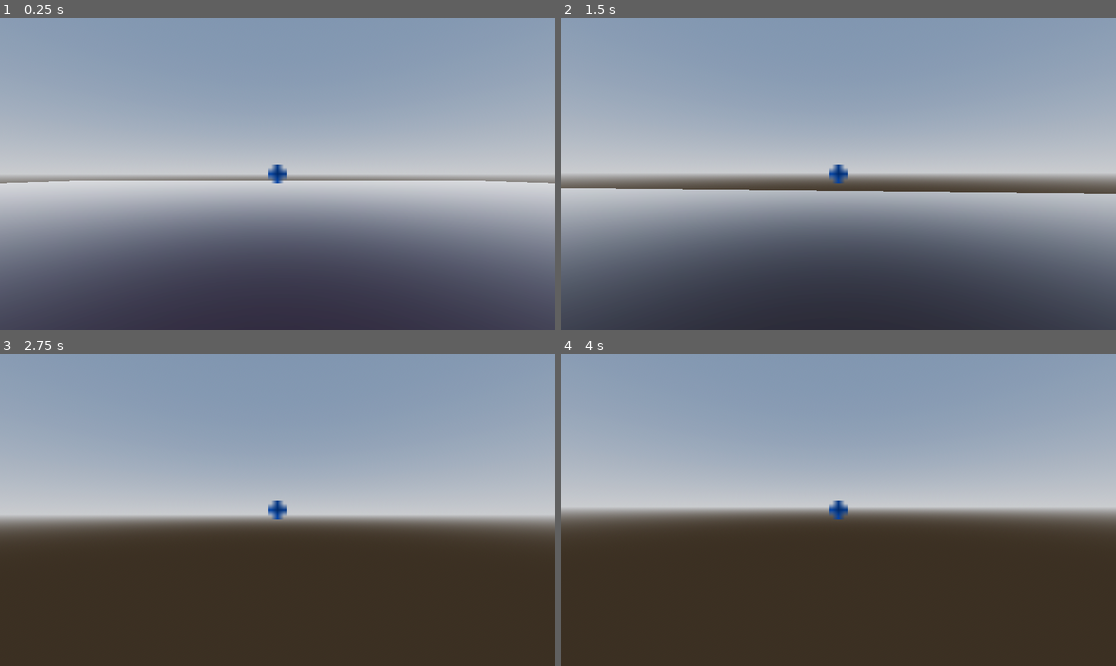
Above: before the commit, frames 1-4 (two rows, left to right).
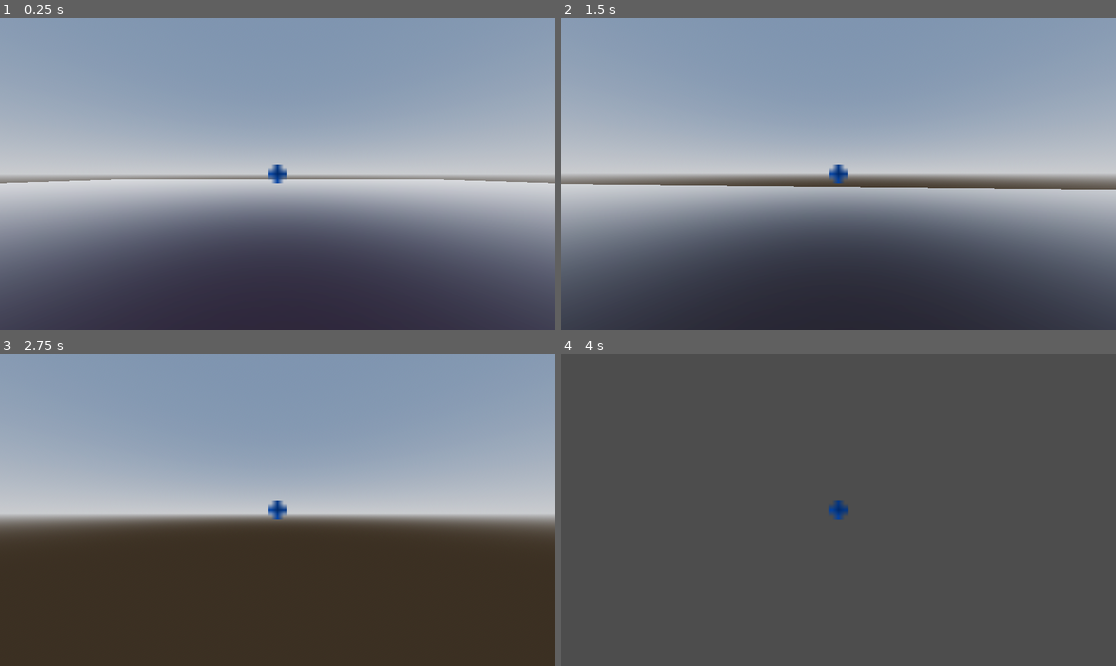
Above: after the commit, the same moments.

Repository: InsertShadowyHere/6people
Game: Godot game, scene res://objects/main.tscn
Two runs of this game, one before a commit and one after it. Both use one fixed random seed, a clock stepped at 60 frames per second and the inputs below. The engine's default icon, where the game draws it, is replaced by a stand-in: a white triangle on a blue panel in a dark square.
Inputs (mouse positions are in pixels of both pictures, inside the frame that each line leads up to):
- Up to frame 1 (0.25 s): no input
- Up to frame 2 (1.5 s): tap Enter at 0.5 s; move the mouse to (866, 174) at 0.52 s; press the mouse at (866, 174) at 0.53 s; hold W (forward) from 0.53 s (still down); tap Space (jump) at 0.77 s; tap Q (switch_camera) at 0.8, 1.35 s; move the mouse to (810, 174) at 1.27 s; release the mouse at (810, 174) at 1.28 s
- Up to frame 3 (2.75 s): keep holding W (forward); tap Space (jump) at 1.52 s; tap Tab (zoom, bound only after the commit) at 1.55, 2.1 s; move the mouse to (288, 503) at 2.02 s; press the mouse at (288, 503) at 2.03 s
- Up to frame 4 (4 s): keep holding W (forward); tap Space (jump) at 2.75, 3.02, 3.77 s; move the mouse to (832, 516) at 2.77 s; release the mouse at (832, 516) at 2.78 s; click (832, 516) at 2.85 s; tap Q (switch_camera) at 3.05, 3.6 s; tap Enter at 3.5 s; move the mouse to (877, 513) at 3.52 s; tap Tab (zoom, bound only after the commit) at 3.8 s

The runs differ from the first frame. In frame 1, 0.3% of the frame differs, in the area x 16-84%, y 51-66%; in frame 2, 1.3%; in frame 3, 1.0%; in frame 4, 97%, in the area x 0-100%, y 0-100%.

Commit message:
added zoom and refactored

Diff:
--- a/objects/player.tscn
+++ b/objects/player.tscn
@@ -10,6 +10,7 @@
 script = ExtResource("1_4flbx")
 
 [node name="Camera" type="Camera3D" parent="."]
+fov = 90.0
 
 [node name="Raycast" type="RayCast3D" parent="Camera"]
 transform = Transform3D(1, 0, 0, 0, -4.37114e-08, -1, 0, 1, -4.37114e-08, 0, 0, 0)
--- a/project.godot
+++ b/project.godot
@@ -56,3 +56,8 @@
 "events": [Object(InputEventKey,"resource_local_to_scene":false,"resource_name":"","device":-1,"window_id":0,"alt_press …(192 unchanged characters)…
 ]
 }
+zoom={
+"deadzone": 0.2,
+"events": [Object(InputEventKey,"resource_local_to_scene":false,"resource_name":"","device":-1,"window_id":0,"alt_pressed":false,"shift_pressed":false,"ctrl_pressed":false,"meta_pressed":false,"pressed":false,"keycode":0,"physical_keycode":4194306,"key_label":0,"unicode":0,"location":0,"echo":false,"script":null)
+]
+}
--- a/scripts/player.gd
+++ b/scripts/player.gd
@@ -5,10 +5,13 @@
 @export var speed = 20
 @export var jump_strength = 20
 @export var gravity = 1
+@export var range = 100
 
 var pi_over_two = 3.1415/2
 
 var camera_view = 1
+var zoomed = false
+var fov = 90
 
 var vertical_angle = 0.0
 
@@ -22,7 +25,9 @@
 @onready var raycast = $Camera/Raycast
 
 func _ready():
-	raycast.scale *= 10 #adjusting because normal raycast scale is WAY too low
+	camera.fov = fov
+	raycast.scale *= range #adjusting because normal raycast scale is WAY too low
+
 
 func _input(event):
 	if event is InputEventMouseMotion:
@@ -30,13 +35,28 @@
 		if vertical_angle - event.relative.y * mouse_sensitivity == clamp(vertical_angle - event.relative.y * mouse_sensitivity, -pi_over_two, pi_over_two):
 			camera.rotate_x(-event.relative.y * mouse_sensitivity)
 			vertical_angle -= event.relative.y * mouse_sensitivity
-
+	elif Input.is_action_just_pressed("switch_camera"):
+		if camera_view == 1:
+			camera_view = 2
+			camera.position[2] += 5
+			camera.position[1] += 2
+		else:
+			camera_view = 1
+			camera.position[2] -= 5
+			camera.position[1] -= 2
+	elif Input.is_action_just_pressed("zoom"):
+		if zoomed == true:
+			zoomed = false
+			camera.fov = fov
+		else:
+			zoomed = true
+			camera.fov = 30
+	elif Input.is_action_just_pressed("fire") and raycast.is_colliding():
+		raycast.get_collider().queue_free()
 
 func _process(delta: float) -> void:
-	if Input.is_action_pressed("fire") and raycast.is_colliding():
-		print(raycast.get_collider())
-		raycast.get_collider().queue_free()
-		print('freeing queue')
+	pass
+
 
 func _physics_process(delta):
 	velocity = Vector3(0, velocity[1], 0)
@@ -54,16 +74,7 @@
 	if Input.is_action_pressed("right"):
 		velocity += left
 
-	# for now this is just a debug thing
-	if Input.is_action_just_pressed("switch_camera"):
-		if camera_view == 1:
-			camera_view = 2
-			camera.position[2] += 5
-			camera.position[1] += 2
-		else:
-			camera_view = 1
-			camera.position[2] -= 5
-			camera.position[1] -= 2
+
 
 	preserve_y_velocity = velocity[1]
 	velocity[1] = 0
